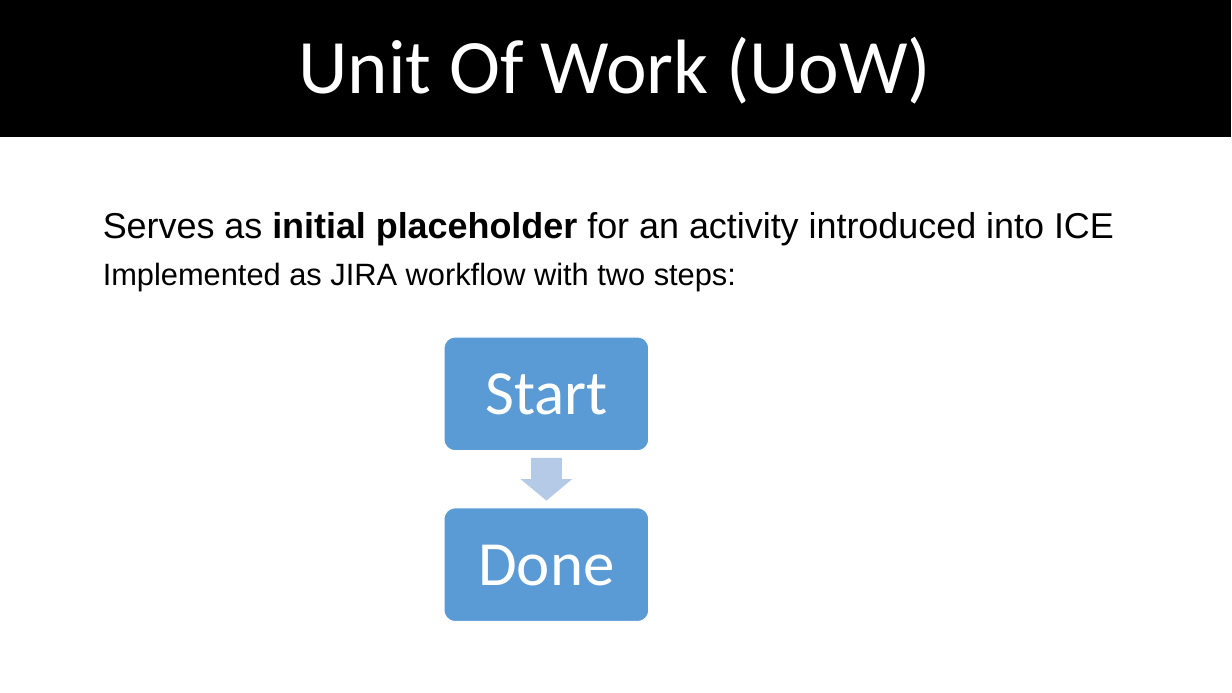
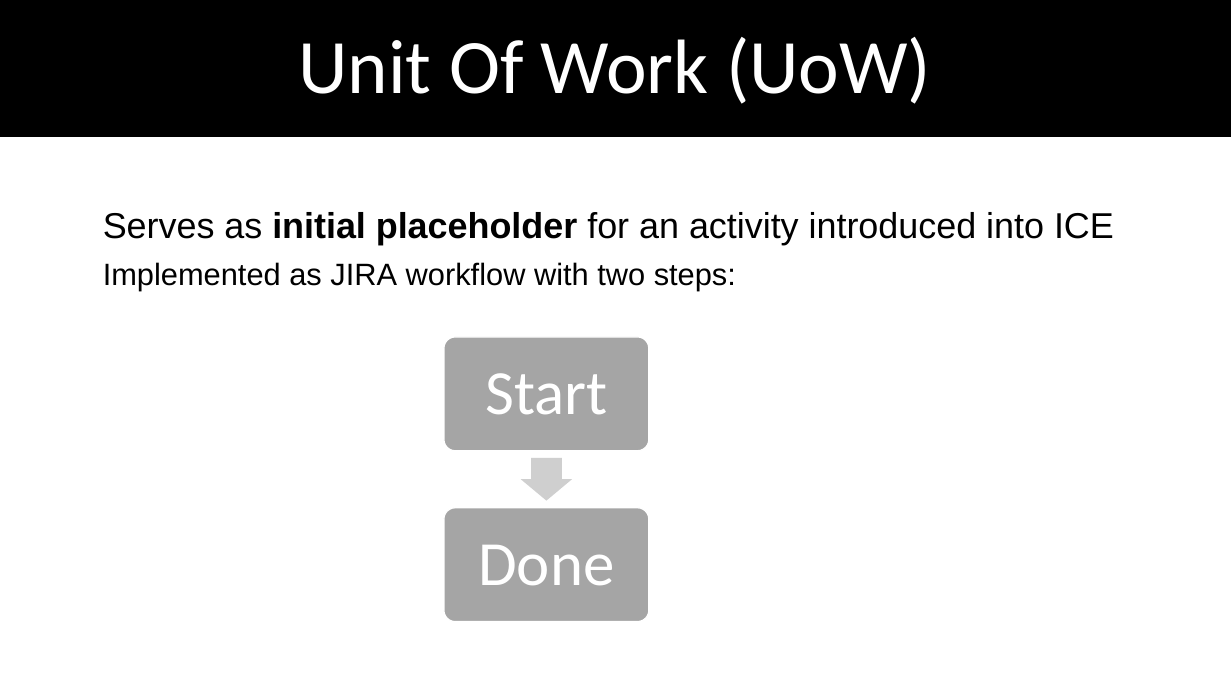
Before and after one commit to dimokgit/ICE, a slide deck: slide 3 of UnitOfWork.pptx. Drawn at 1232x693 pixels with LibreOffice and Linux fonts; fonts in the diff are those of the drawing. Boxes give left, top, right and bottom in pixels: in the first picture for what was removed or moved away, otherwise in the second. Text is boxed around its words. In the diff, an @@ line names an element or a change of style, - is before the commit and + after.

```diff
--- a/UnitOfWork.pptx
+++ b/UnitOfWork.pptx
@@ rounded rectangle at bbox=[444, 337, 649, 451]: fill #5B9BD5 to #A5A5A5 @@
@@ right arrow at bbox=[521, 458, 572, 500]: fill #B5CBE7 to #CFCFCF @@
@@ rounded rectangle at bbox=[444, 508, 649, 622]: fill #5B9BD5 to #A5A5A5 @@
```
Also in this commit, not shown: 6 other slides changed, 1 slide added, 1 slide removed.
